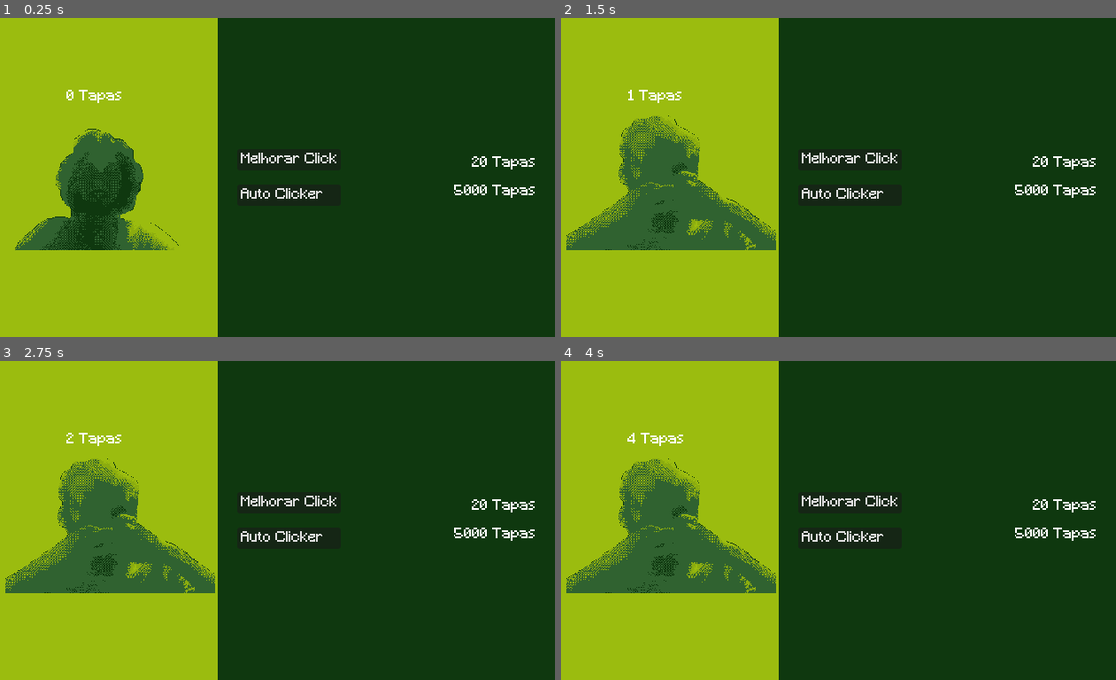
Above: before the commit, frames 1-4 (two rows, left to right).
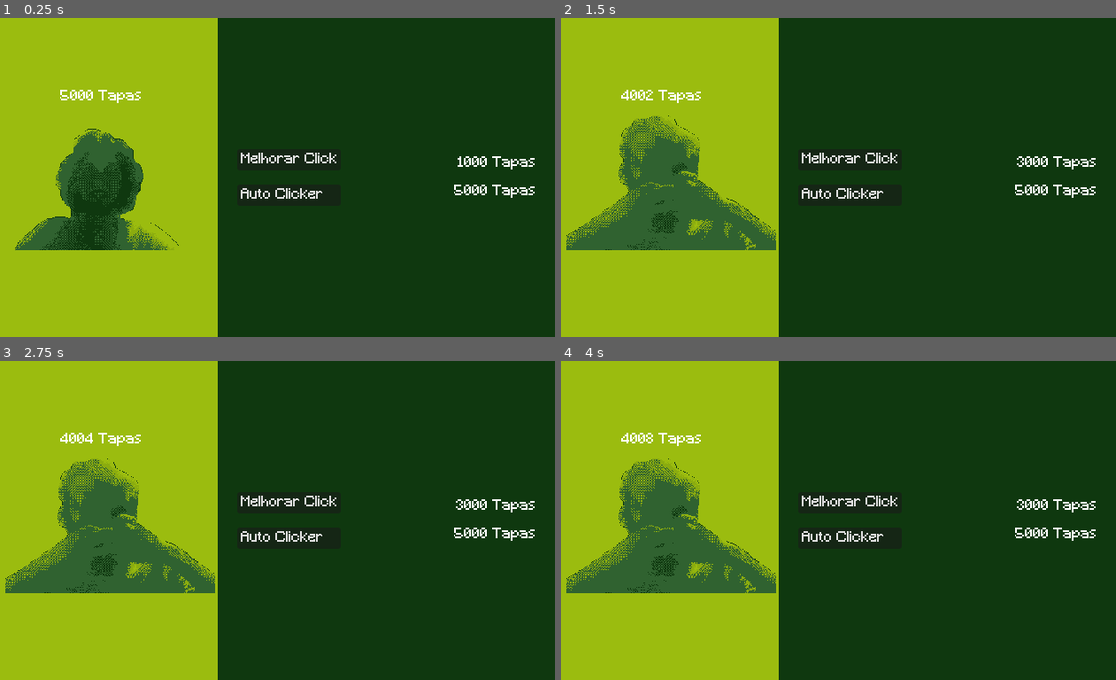
Above: after the commit, the same moments.

Repository: JoaoDragon47/Clicker-Curso
Game: Godot game, scene res://main.tscn
Same seed, same stepped clock (60 frames per second), same inputs: the game is played once before the commit and once after it.
Inputs:
- Up to frame 1 (0.25 s): no input
- Up to frame 2 (1.5 s): click "Melhorar Click" at 0.5 s; click "0 Tapas" (after the commit: "4000 Tapas") at 1.25 s
- Up to frame 3 (2.75 s): click "1 Tapas" (after the commit: "4002 Tapas") at 2 s
- Up to frame 4 (4 s): click "2 Tapas" (after the commit: "4004 Tapas") at 2.75 s; click "3 Tapas" (after the commit: "4006 Tapas") at 3.5 s

The runs differ from the first frame. In frame 1, 0.3% of the frame differs, in the area x 10-87%, y 22-47%; in frame 2, 0.3%; in frame 3, 0.3%; in frame 4, 0.3%.

Commit message:
Add files via upload

Diff:
--- a/Scripts/main.gd
+++ b/Scripts/main.gd
@@ -14,6 +14,7 @@
 # Nodes (Conseguir acessar e modificar esses nodes)
 @onready var button_clicker: TextureButton = $Interface/ButtonClicker
 @onready var auto_clicker_button: Button = %AutoClickerButton
+@onready var melhorar_click_button = %MelhorarClickButton
 @onready var numero_clickers: Label = $Interface/ButtonClicker/NumeroClickers
 @onready var spawn_particles: Marker2D = %SpawnParticles
 @onready var auto_clicker_price_label: Label = %AutoClickerPrice
@@ -39,7 +40,7 @@
 
 func _ready() -> void:
 	numero_clickers.text = str(clicks) + " " + clicker_name
-	melhorar_click_price_label.text = str(melhorar_click_data.prices[0]) + " " + clicker_name
+	melhorar_click_price_label.text = str(melhorar_click_data.prices[melhorar_click_data.updates]) + " " + clicker_name
 	auto_clicker_price_label.text = str(auto_clicker_data.price) + " " + clicker_name
 
 	if mouse_arrow:
@@ -85,11 +86,18 @@
 
 		value_per_click += 1
 
-		_update = melhorar_click_data.updates
-		_price = melhorar_click_data.prices[_update]
+		if melhorar_click_data.updates >= melhorar_click_data.prices.size():
+			melhorar_click_price_label.text = "MÁXIMO"
+
+			melhorar_click_button.disabled = true
+		else:
+			_update = melhorar_click_data.updates
+			_price = melhorar_click_data.prices[_update]
+
+			melhorar_click_price_label.text = str(_price) + " " + clicker_name
 
 		numero_clickers.text = str(clicks) + " " + clicker_name
-		melhorar_click_price_label.text = str(_price) + " " + clicker_name
+
 
 
 func comprar_autoclicker():
--- a/main.tscn
+++ b/main.tscn
@@ -23,6 +23,11 @@
 clicker_idle = "res://Assets/Images/idle.png"
 clicker_pressed = "res://Assets/Images/click_pressed.png"
 clicker_hover = "res://Assets/Images/click_hover.png"
+clicks = 5000
+melhorar_click_data = {
+"prices": [20, 80, 140, 200, 350, 600, 1000, 3000],
+"updates": 6
+}
 
 [node name="Interface" type="CanvasLayer" parent="."]
 
